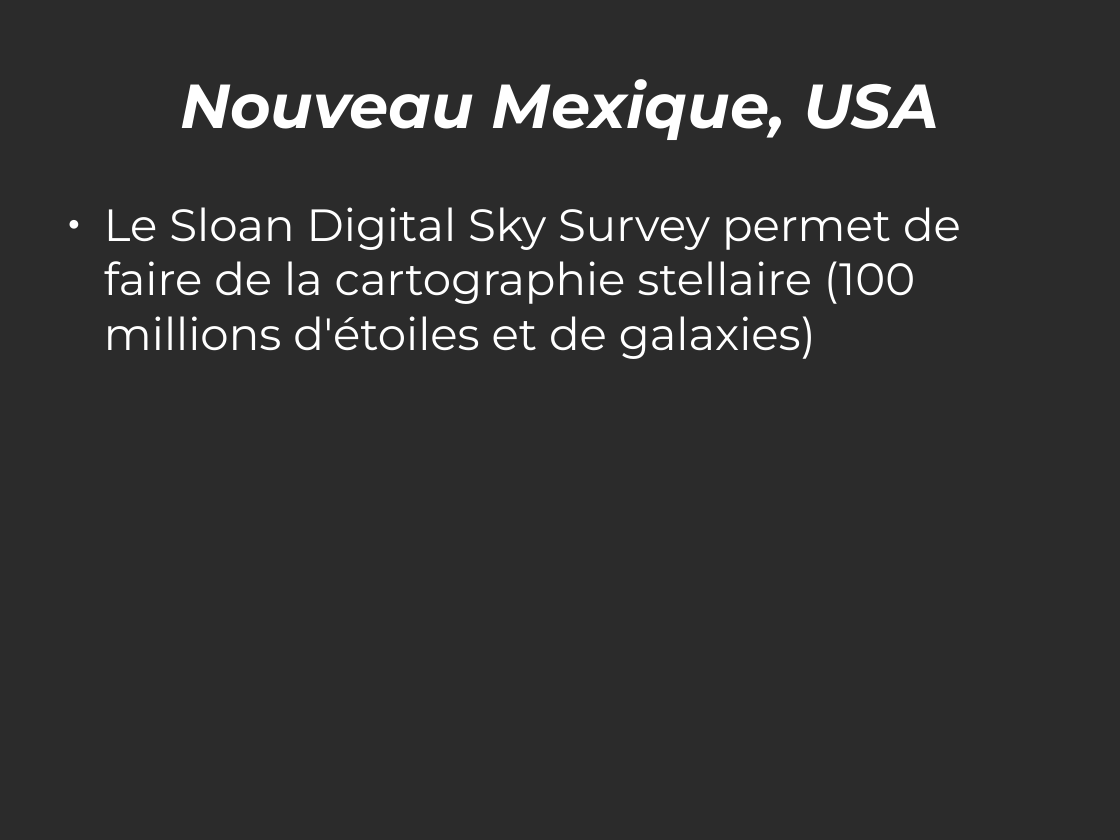
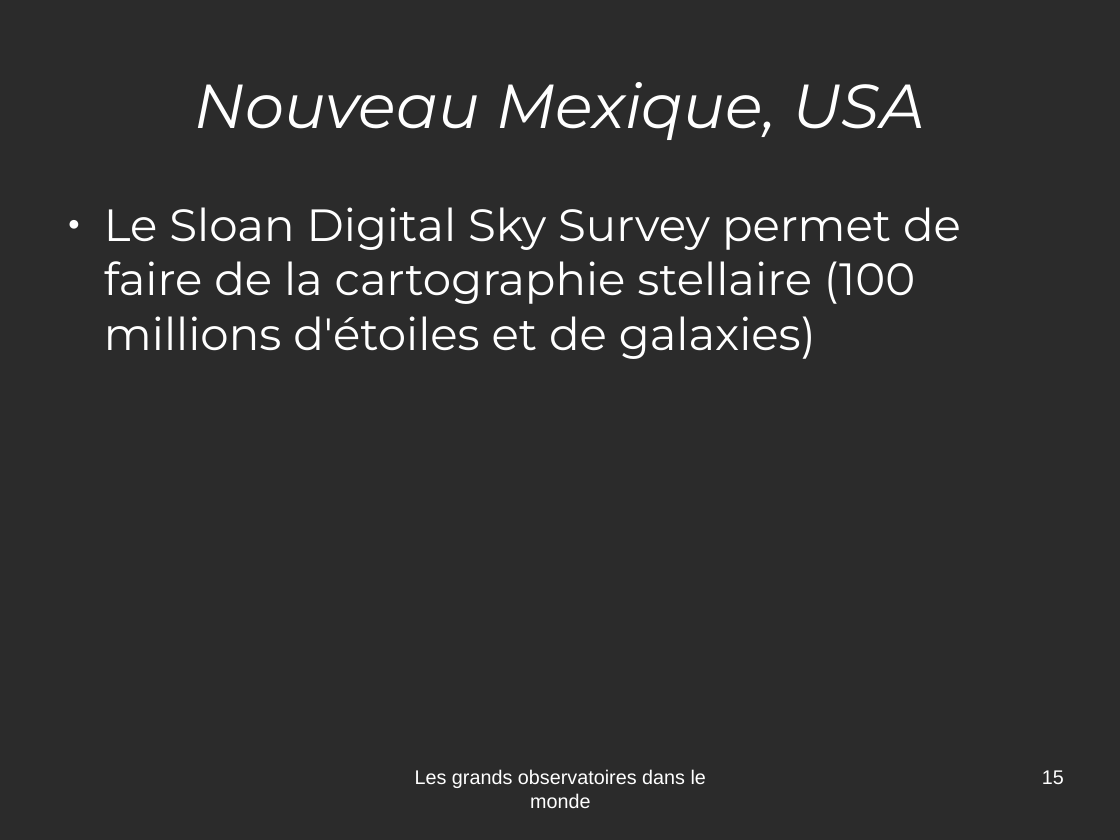
Before and after one commit to jcarnu/qf-astro, a slide deck: slide 15 of Ressources/Presentations/Observatoires.odp (slide 12 before the commit). Drawn at 1120x840 pixels with LibreOffice and Linux fonts; fonts in the diff are those of the drawing; background and template pictures are left out; a plain dark background stands for a picture behind light text. Boxes give left, top, right and bottom in pixels: in the first picture for what was removed or moved away, otherwise in the second. Text is boxed around its words. In the diff, an @@ line names an element or a change of style, - is before the commit and + after.

```diff
--- a/Ressources/Presentations/Observatoires.odp
+++ b/Ressources/Presentations/Observatoires.odp
@@ title "Nouveau Mexique, USA" at [195,82,925,140]: bold off @@
@@ text added at [415,769,706,808], 14 pt, text #FFFFFF @@
+Les grands observatoires dans le monde
@@ page number added at [1042,770,1064,784], 14 pt, text #FFFFFF @@
+15
```
Also in this commit, not shown: 16 other slides changed, 4 slides added, 1 slide removed, 8 other files.
